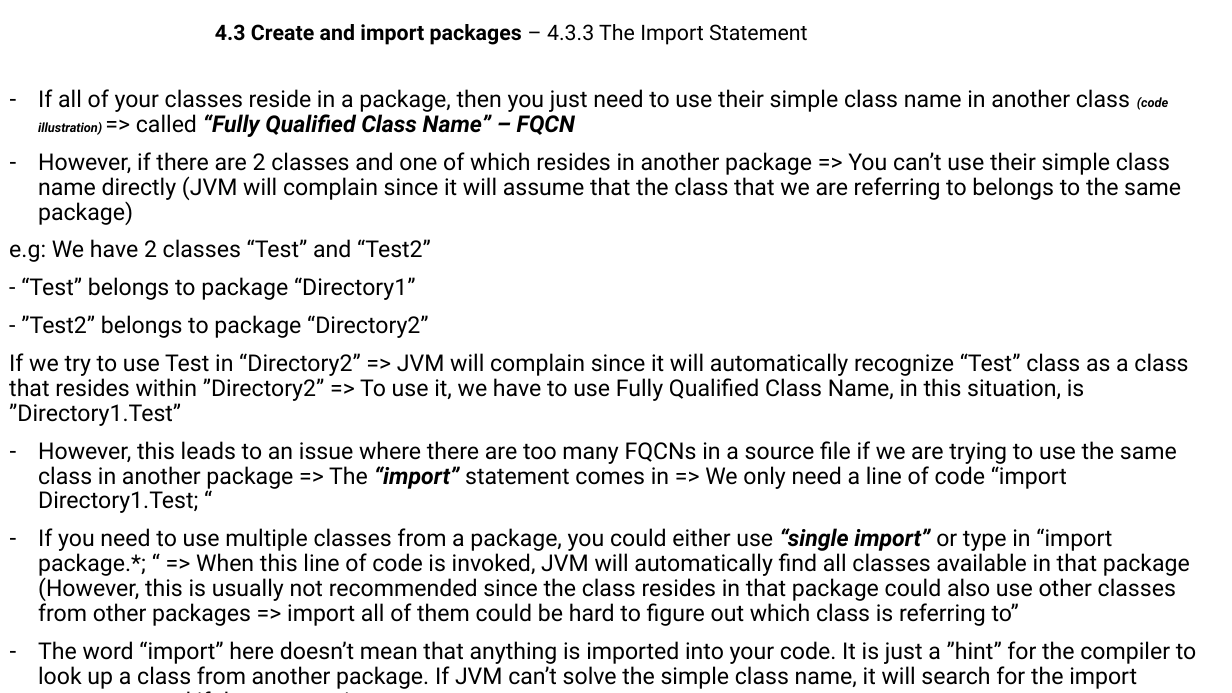
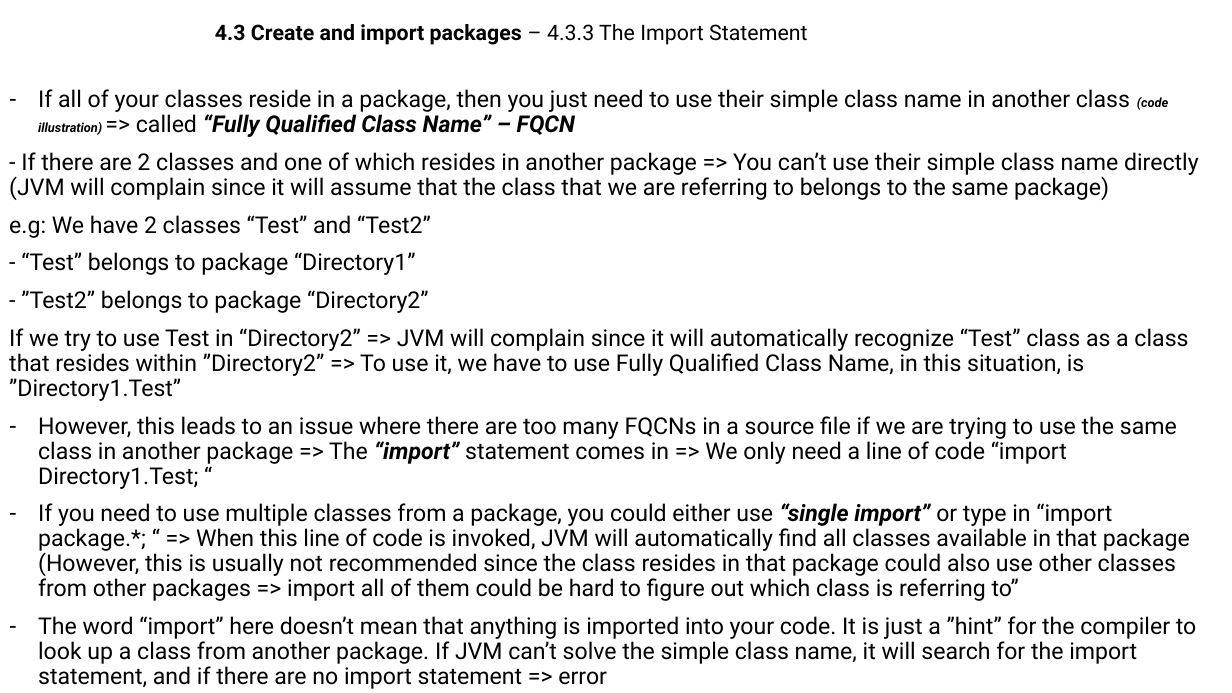
Before and after one commit to MaiDinhVinh/CS-Java, a slide deck: slide 8 of Java SE 8 Teaching Material/Chapter 4 - Basic Java Elements.pptx. Drawn at 1232x693 pixels with LibreOffice and Linux fonts; fonts in the diff are those of the drawing. Boxes give left, top, right and bottom in pixels: in the first picture for what was removed or moved away, otherwise in the second. Text is boxed around its words. In the diff, an @@ line names an element or a change of style, - is before the commit and + after.

Commit message:
update changes to presentation

```diff
--- a/Java SE 8 Teaching Material/Chapter 4 - Basic Java Elements.pptx
+++ b/Java SE 8 Teaching Material/Chapter 4 - Basic Java Elements.pptx
@@ text at bbox=[9, 152, 1199, 200]: text changed @@
-– However, if there are 2 classes and one of which resides in another package => You can’t use their simple class name directly (JVM will complain since it will assume that the class that we are referring to belongs to the same package)
+- If there are 2 classes and one of which resides in another package => You can’t use their simple class name directly (JVM will complain since it will assume that the class that we are referring to belongs to the same package)
```
Also in this commit, not shown: 2 other slides changed.
